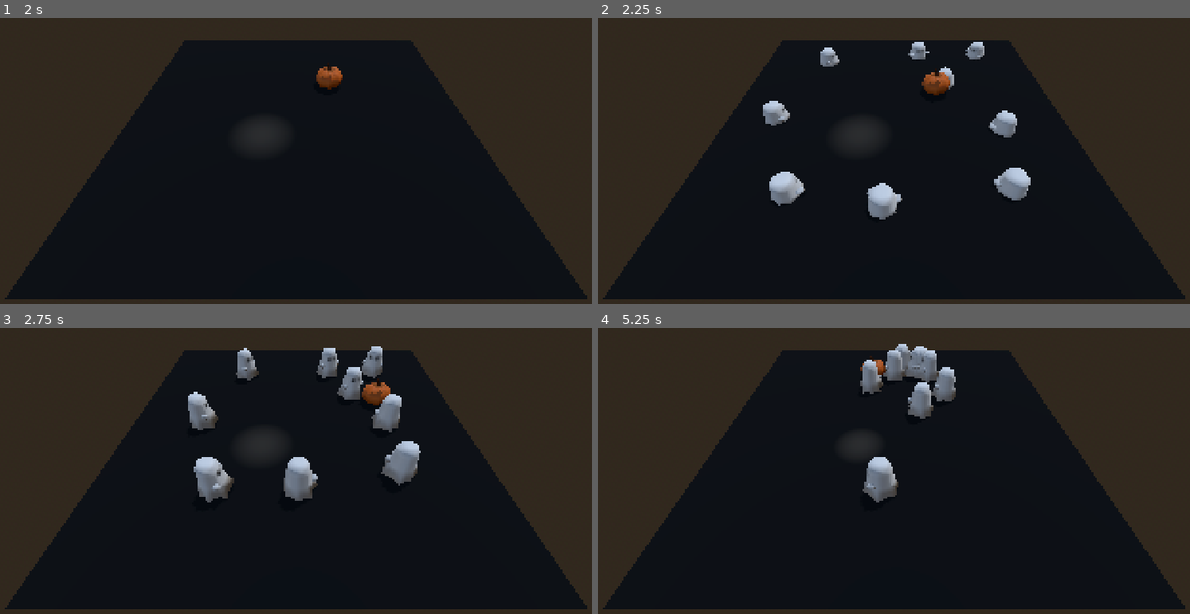
Above: before the commit, frames 1-4 (two rows, left to right).
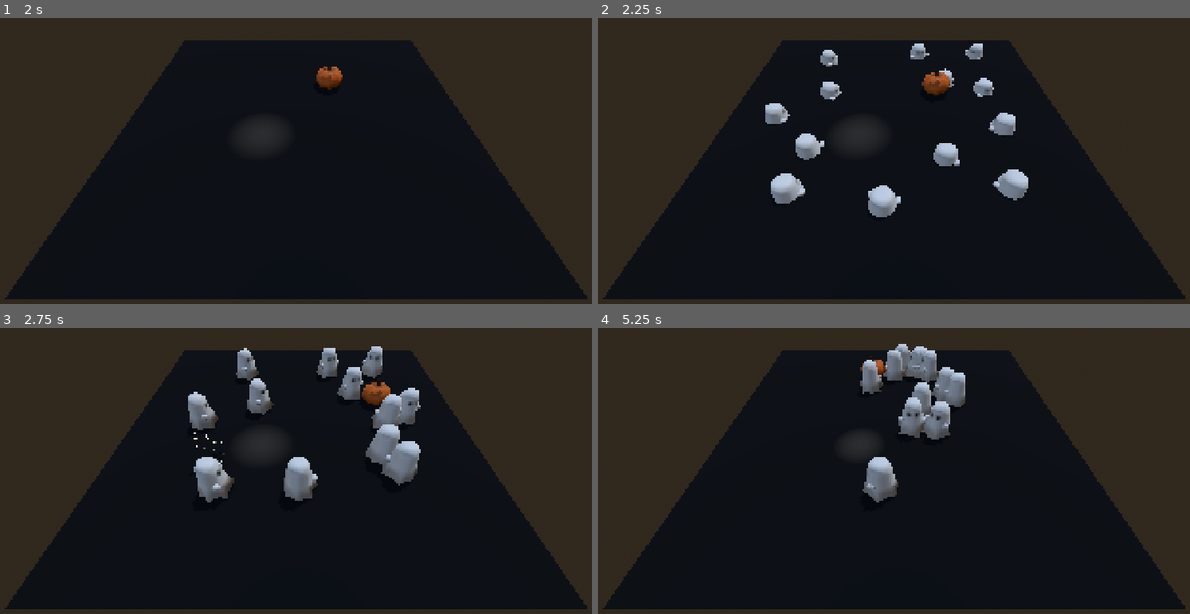
Above: after the commit, the same moments.

Repository: Dempsey845/moonlit-mayhem
Game: Godot game, scene res://Graveyard/graveyard.tscn
The game is run twice, just before and just after one commit, with the same random seed, the same clock (stepped at 60 frames per second) and the same inputs.
Inputs:
- Up to frame 1 (2 s): tap Enter at 0.5 s; hold D (move_right) 0.53-1.28 s; hold S (move_back) from 1.28 s (still down)
- Up to frame 2 (2.25 s): release S (move_back) at 2.03 s; hold D (move_right) from 2.03 s (still down)
- Up to frame 3 (2.75 s): keep holding D (move_right)
- Up to frame 4 (5.25 s): release D (move_right) at 2.78 s; hold W (move_forward) 2.78-3.53 s; hold A (move_left) 3.53-5.03 s; hold S (move_back) from 5.03 s (still down)

Frame 1 is identical in both runs. In frame 2, 1.7% of the frame differs, in the area x 27-74%, y 8-71%; in frame 3, 1.3%; in frame 4, 1.2%.

Commit message:
Added a death dissolve effect for ghosts.

Diff:
--- a/Ghost/ghost.gd
+++ b/Ghost/ghost.gd
@@ -12,8 +12,9 @@
 
 @onready var navigation_agent: NavigationAgent3D = $NavigationAgent3D
 @onready var animation_player: AnimationPlayer = %AnimationPlayer
+@onready var ghost_visual: GhostVisual = $Ghost
 
-var state: State = State.CHASE
+var state: State = State.DEAD
 var repath_timer: float = 0.0
 
 var original_collision_layer: int
@@ -127,6 +128,9 @@
 	if state == State.DEAD:
 		return
 
+	if !is_node_ready():
+		await ready
+
 	state = State.DEAD
 	velocity = Vector3.ZERO
 	set_physics_process(false)
@@ -134,7 +138,7 @@
 	set_deferred("collision_layer", 0)
 	set_deferred("collision_mask", 0)
 
-	hide()
+	ghost_visual.play_death_effect()
 
 
 func revive(start_state: State) -> void:
@@ -143,6 +147,8 @@
 	repath_timer = 0.0
 	state = start_state
 
+	ghost_visual.reset_death_effect()
+
 	navigation_agent.target_position = start_position
 
 	set_deferred("collision_layer", original_collision_layer)
@@ -150,7 +156,6 @@
 
 	animation_player.play("revive")
 
-	show()
 	set_physics_process(true)
 
 	await animation_player.animation_finished
--- a/Ghost/ghost.tscn
+++ b/Ghost/ghost.tscn
@@ -30,7 +30,7 @@
 "times": PackedFloat32Array(0),
 "transitions": PackedFloat32Array(1),
 "update": 0,
-"values": [Vector3(0, -2, 0)]
+"values": [Vector3(0, -2.2, 0)]
 }
 
 [sub_resource type="Animation" id="Animation_rhyd0"]
@@ -61,7 +61,7 @@
 "times": PackedFloat32Array(0, 0.5, 0.76666665),
 "transitions": PackedFloat32Array(1, 1, 1),
 "update": 0,
-"values": [Vector3(0, -1, 0), Vector3(0, 0.5, 0), Vector3(0, 0, 0)]
+"values": [Vector3(0, -1.2, 0), Vector3(0, 0.5, 0), Vector3(0, 0, 0)]
 }
 tracks/1/type = "value"
 tracks/1/imported = false
@@ -98,7 +98,7 @@
 avoidance_mask = 2
 
 [node name="Ghost" parent="." unique_id=1546254383 instance=ExtResource("2_uexgx")]
-transform = Transform3D(-1, 0, 1.509958e-07, 0, 1, 0, -1.509958e-07, 0, -1, 0, -2, 0)
+transform = Transform3D(-1, 0, 1.509958e-07, 0, 1, 0, -1.509958e-07, 0, -1, 0, -2.2, 0)
 
 [node name="AnimationPlayer" type="AnimationPlayer" parent="Ghost" unique_id=613554344]
 unique_name_in_owner = true
--- /dev/null
+++ b/Ghost/ghost_death.gdshader
@@ -0,0 +1,69 @@
+shader_type spatial;
+render_mode cull_disabled;
+
+instance uniform float death_progress : hint_range(0.0, 1.0) = 0.0;
+uniform vec4 body_color : source_color = vec4(0.82, 0.95, 1.0, 1.0);
+uniform bool use_albedo_texture = false;
+uniform sampler2D albedo_texture : source_color, filter_linear_mipmap;
+uniform sampler2D normal_texture : hint_normal, filter_linear_mipmap;
+uniform float normal_strength : hint_range(0.0, 2.0) = 1.0;
+uniform vec4 edge_color : source_color = vec4(0.25, 0.8, 1.0, 1.0);
+uniform float edge_width : hint_range(0.001, 0.25) = 0.07;
+uniform float edge_energy : hint_range(0.0, 10.0) = 3.0;
+uniform float noise_scale : hint_range(0.1, 30.0) = 6.0;
+
+varying vec3 local_position;
+
+float hash_3d(vec3 p) {
+    return fract(sin(dot(p, vec3(127.1, 311.7, 74.7))) * 43758.5453);
+}
+
+float value_noise(vec3 p) {
+    vec3 cell = floor(p);
+    vec3 f = fract(p);
+    vec3 u = f * f * (3.0 - 2.0 * f);
+    float lower = mix(
+        mix(hash_3d(cell), hash_3d(cell + vec3(1.0, 0.0, 0.0)), u.x),
+        mix(hash_3d(cell + vec3(0.0, 1.0, 0.0)),
+            hash_3d(cell + vec3(1.0, 1.0, 0.0)), u.x), u.y);
+    float upper = mix(
+        mix(hash_3d(cell + vec3(0.0, 0.0, 1.0)),
+            hash_3d(cell + vec3(1.0, 0.0, 1.0)), u.x),
+        mix(hash_3d(cell + vec3(0.0, 1.0, 1.0)),
+            hash_3d(cell + vec3(1.0, 1.0, 1.0)), u.x), u.y);
+    return mix(lower, upper, u.z);
+}
+
+void vertex() {
+    local_position = VERTEX;
+}
+
+void fragment() {
+    float progress = clamp(death_progress, 0.0, 1.0);
+    vec3 p = local_position * noise_scale;
+    float noise_value = value_noise(p) * 0.7
+        + value_noise(p * 2.0 + vec3(17.0)) * 0.3;
+
+    if (progress >= 1.0) {
+        discard;
+    }
+    if (progress > 0.0 && noise_value < progress) {
+        discard;
+    }
+
+    vec3 base_color = body_color.rgb;
+    if (use_albedo_texture) {
+        base_color *= texture(albedo_texture, UV).rgb;
+    }
+
+    float edge = 0.0;
+    if (progress > 0.0) {
+        edge = 1.0 - smoothstep(progress, progress + edge_width, noise_value);
+        edge *= smoothstep(0.0, 0.08, progress);
+    }
+    ALBEDO = mix(base_color, edge_color.rgb, edge);
+    EMISSION = edge_color.rgb * edge * edge_energy;
+    ROUGHNESS = 1.0;
+    NORMAL_MAP = texture(normal_texture, UV).rgb;
+    NORMAL_MAP_DEPTH = normal_strength;
+}
--- /dev/null
+++ b/Ghost/ghost_visual.gd
@@ -0,0 +1,31 @@
+class_name GhostVisual
+extends Node3D
+
+@onready var ghost_mesh: MeshInstance3D = $Cylinder
+@onready var animation_player: AnimationPlayer = %AnimationPlayer
+
+var death_tween: Tween
+
+func play_death_effect() -> void:
+    if death_tween:
+        death_tween.kill()
+
+    ghost_mesh.set_instance_shader_parameter("death_progress", 0.0)
+
+    death_tween = create_tween()
+    death_tween.tween_method(
+        func(value: float):
+            ghost_mesh.set_instance_shader_parameter("death_progress", value),
+        0.0,
+        1.0,
+        0.8
+    )
+    death_tween.tween_callback(func():
+        animation_player.play("RESET")
+    )
+
+func reset_death_effect() -> void:
+    if death_tween:
+        death_tween.kill()
+
+    ghost_mesh.set_instance_shader_parameter("death_progress", 0.0)
--- a/Ghost/ghost_visual.tscn
+++ b/Ghost/ghost_visual.tscn
@@ -1,5 +1,26 @@
 [gd_scene format=3 uid="uid://bjhw3wh82e0hh"]
 
 [ext_resource type="PackedScene" uid="uid://b4m35rtubossf" path="res://Ghost/Ghost.glb" id="1_jhyl4"]
+[ext_resource type="Shader" uid="uid://e2avim53wvkm" path="res://Ghost/ghost_death.gdshader" id="2_8pvg6"]
+[ext_resource type="Script" uid="uid://cotn3sl8u2dej" path="res://Ghost/ghost_visual.gd" id="2_8x6nh"]
+[ext_resource type="Texture2D" uid="uid://4w6u3n7tq3gj" path="res://Ghost/Ghost_GhostTexture.png" id="3_8x6nh"]
+[ext_resource type="Texture2D" uid="uid://nhgr1t4pe7g6" path="res://Ghost/Ghost_Ghost_Normal.png" id="4_t215k"]
+
+[sub_resource type="ShaderMaterial" id="ShaderMaterial_n4hsr"]
+render_priority = 0
+shader = ExtResource("2_8pvg6")
+shader_parameter/body_color = Color(1, 1, 1, 1)
+shader_parameter/use_albedo_texture = true
+shader_parameter/albedo_texture = ExtResource("3_8x6nh")
+shader_parameter/normal_texture = ExtResource("4_t215k")
+shader_parameter/normal_strength = 1.0
+shader_parameter/edge_color = Color(0.9928841, 0.6381465, 0.3877223, 1)
+shader_parameter/edge_width = 0.07
+shader_parameter/edge_energy = 3.0
+shader_parameter/noise_scale = 6.0
 
 [node name="GhostVisual" unique_id=1546254383 instance=ExtResource("1_jhyl4")]
+script = ExtResource("2_8x6nh")
+
+[node name="Cylinder" parent="." index="0" unique_id=188224111]
+material_override = SubResource("ShaderMaterial_n4hsr")
--- a/Graveyard/graveyard.tscn
+++ b/Graveyard/graveyard.tscn
@@ -84,67 +84,54 @@
 
 [node name="Ghost" parent="Ghosts" unique_id=250297818 node_paths=PackedStringArray("player") instance=ExtResource("3_oqqt7")]
 transform = Transform3D(1, 0, 0, 0, 1, 0, 0, 0, 1, 3, 0, -3)
-visible = false
 player = NodePath("../../Player")
 
 [node name="Ghost2" parent="Ghosts" unique_id=921682990 node_paths=PackedStringArray("player") instance=ExtResource("3_oqqt7")]
 transform = Transform3D(1, 0, 0, 0, 1, 0, 0, 0, 1, -5.798174, 0, -6.384566)
-visible = false
 player = NodePath("../../Player")
 
 [node name="Ghost3" parent="Ghosts" unique_id=1240601739 node_paths=PackedStringArray("player") instance=ExtResource("3_oqqt7")]
 transform = Transform3D(1, 0, 0, 0, 1, 0, 0, 0, 1, 5.683134, -9.536743e-07, 6.1117854)
-visible = false
 player = NodePath("../../Player")
 
 [node name="Ghost4" parent="Ghosts" unique_id=1604923520 node_paths=PackedStringArray("player") instance=ExtResource("3_oqqt7")]
 transform = Transform3D(1, 0, 0, 0, 1, 0, 0, 0, 1, -5.3772993, -9.536743e-07, 6.23109)
-visible = false
 player = NodePath("../../Player")
 
 [node name="Ghost5" parent="Ghosts" unique_id=1491107534 node_paths=PackedStringArray("player") instance=ExtResource("3_oqqt7")]
 transform = Transform3D(1, 0, 0, 0, 1, 0, 0, 0, 1, -7.7621, -1.9073486e-06, 0.7538872)
-visible = false
 player = NodePath("../../Player")
 
 [node name="Ghost6" parent="Ghosts" unique_id=1180361364 node_paths=PackedStringArray("player") instance=ExtResource("3_oqqt7")]
 transform = Transform3D(1, 0, 0, 0, 1, 0, 0, 0, 1, 6.897991, -2.861023e-06, -7.6761713)
-visible = false
 player = NodePath("../../Player")
 
 [node name="Ghost7" parent="Ghosts" unique_id=1783376119 node_paths=PackedStringArray("player") instance=ExtResource("3_oqqt7")]
 transform = Transform3D(1, 0, 0, 0, 1, 0, 0, 0, 1, 6.644883, -3.8146973e-06, 1.9613447)
-visible = false
 player = NodePath("../../Player")
 
 [node name="Ghost8" parent="Ghosts" unique_id=670884773 node_paths=PackedStringArray("player") instance=ExtResource("3_oqqt7")]
 transform = Transform3D(1, 0, 0, 0, 1, 0, 0, 0, 1, -0.7437701, -4.7683716e-06, 7.012612)
-visible = false
 player = NodePath("../../Player")
 
 [node name="Ghost9" parent="Ghosts" unique_id=2019152283 node_paths=PackedStringArray("player") instance=ExtResource("3_oqqt7")]
 transform = Transform3D(1, 0, 0, 0, 1, 0, 0, 0, 1, 1.7376575, -3.8146973e-06, -7.8184886)
-visible = false
 player = NodePath("../../Player")
 
 [node name="Ghost10" parent="Ghosts" unique_id=1464912033 node_paths=PackedStringArray("player") instance=ExtResource("3_oqqt7")]
 transform = Transform3D(1, 0, 0, 0, 1, 0, 0, 0, 1, -4.570692, -3.8146973e-06, 3.471211)
-visible = false
 player = NodePath("../../Player")
 
 [node name="Ghost11" parent="Ghosts" unique_id=175797724 node_paths=PackedStringArray("player") instance=ExtResource("3_oqqt7")]
 transform = Transform3D(1, 0, 0, 0, 1, 0, 0, 0, 1, -5.16193, -4.7683716e-06, -2.182788)
-visible = false
 player = NodePath("../../Player")
 
 [node name="Ghost12" parent="Ghosts" unique_id=1588996048 node_paths=PackedStringArray("player") instance=ExtResource("3_oqqt7")]
 transform = Transform3D(1, 0, 0, 0, 1, 0, 0, 0, 1, 1.775609, -4.7683716e-06, 3.9407158)
-visible = false
 player = NodePath("../../Player")
 
 [node name="Ghost13" parent="Ghosts" unique_id=1828244439 node_paths=PackedStringArray("player") instance=ExtResource("3_oqqt7")]
 transform = Transform3D(1, 0, 0, 0, 1, 0, 0, 0, 1, 5.6340313, -4.7683716e-06, -3.068523)
-visible = false
 player = NodePath("../../Player")
 
 [node name="MoonlightSP" type="Marker3D" parent="." unique_id=193816565]
--- a/Systems/game_manager.gd
+++ b/Systems/game_manager.gd
@@ -6,6 +6,8 @@
 @export var ghost_spawner: GhostSpawner
 
 var is_moonlight_following: bool = true
+
+const SPAWN_DELAY: float = 2.0
 
 func _ready() -> void:
 	set_process(false)
@@ -59,4 +61,6 @@
 	if is_moonlight_following:
 		ghost_start_state = Ghost.State.FLEE
 
+	await get_tree().create_timer(SPAWN_DELAY).timeout
+
 	ghost_spawner.spawn_ghosts(5, ghost_start_state)
--- a/Systems/ghost_spawner.gd
+++ b/Systems/ghost_spawner.gd
@@ -17,7 +17,6 @@
 	for child in ghost_container.get_children():
 		if child is Ghost:
 			ghosts.append(child)
-			child.die()
 
 	await get_tree().create_timer(2.0).timeout
 
Not shown, added: Ghost/ghost_death.gdshader.uid
Not shown, added: Ghost/ghost_visual.gd.uid
